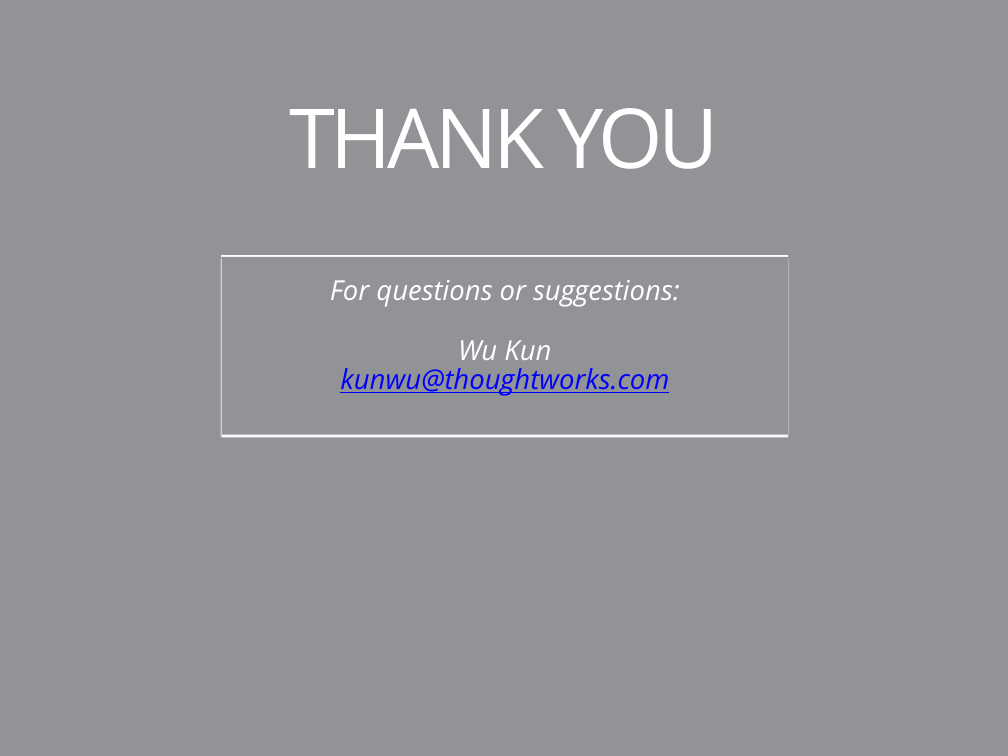
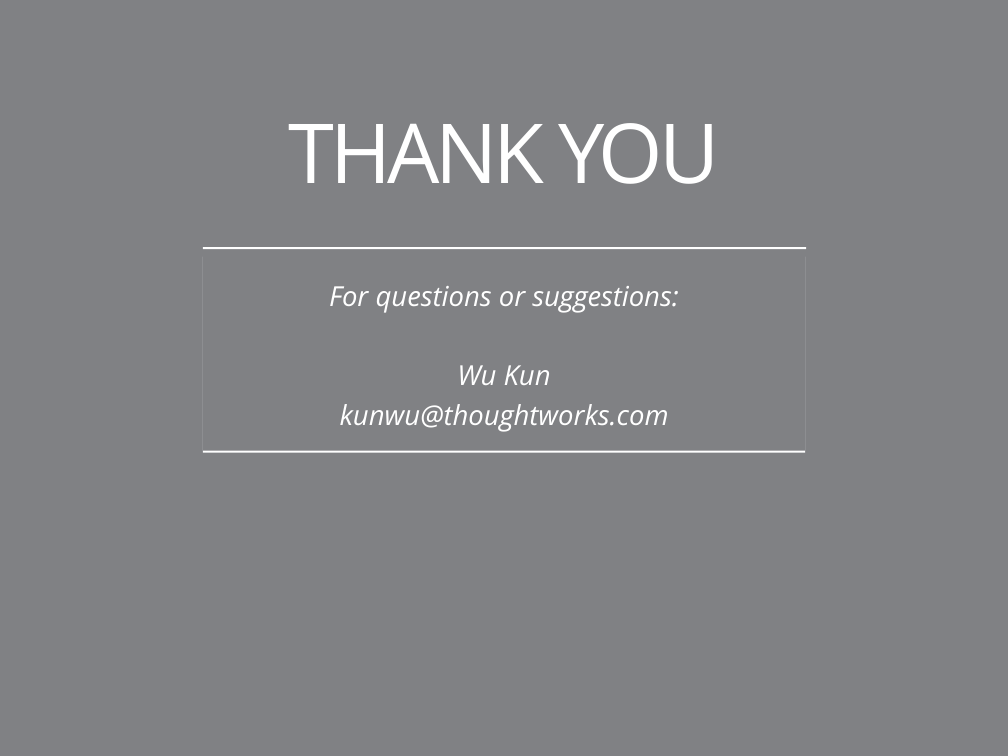
Before and after one commit to coney/cpp-unit-testing, a slide deck: slide 17 of .slides/02-stubs-and-mocks.pptx (slide 10 before the commit). Drawn at 1008x756 pixels with LibreOffice and Linux fonts; fonts in the diff are those of the drawing; background and template pictures are left out. Boxes give left, top, right and bottom in pixels: in the first picture for what was removed or moved away, otherwise in the second. Text is boxed around its words. In the diff, an @@ line names an element or a change of style, - is before the commit and + after.

```diff
--- a/.slides/02-stubs-and-mocks.pptx
+++ b/.slides/02-stubs-and-mocks.pptx
@@ background #929396 to #808184 @@
@@ title "THANK YOU": place and size @@
-title "THANK YOU" at (289, 108, 719, 169)
+title "THANK YOU" at (288, 123, 719, 184)
@@ title "THANK YOU" at (288, 123, 719, 184): letter spacing -4.2 to -4 pt; line spacing 0.6 to 0.7 @@
@@ text "For questions or suggestions:": place and size @@
-text "For questions or suggestions:" at (222, 257, 788, 435)
+text "For questions or suggestions:" at (203, 254, 805, 451)
@@ text "For questions or suggestions:" at (203, 254, 805, 451): text colour #0000FF to #FFFFFF, underline off in "kunwu@thoughtworks.com"; line spacing 0.9 to 1.2; rectangle to text; fill #929396 to #808184; shadow changed @@
@@ line moved from (221, 256) - (788, 256) to (203, 248) - (806, 248) @@
```
Also in this commit, not shown: 5 other slides changed, 11 slides added, 4 slides removed.
